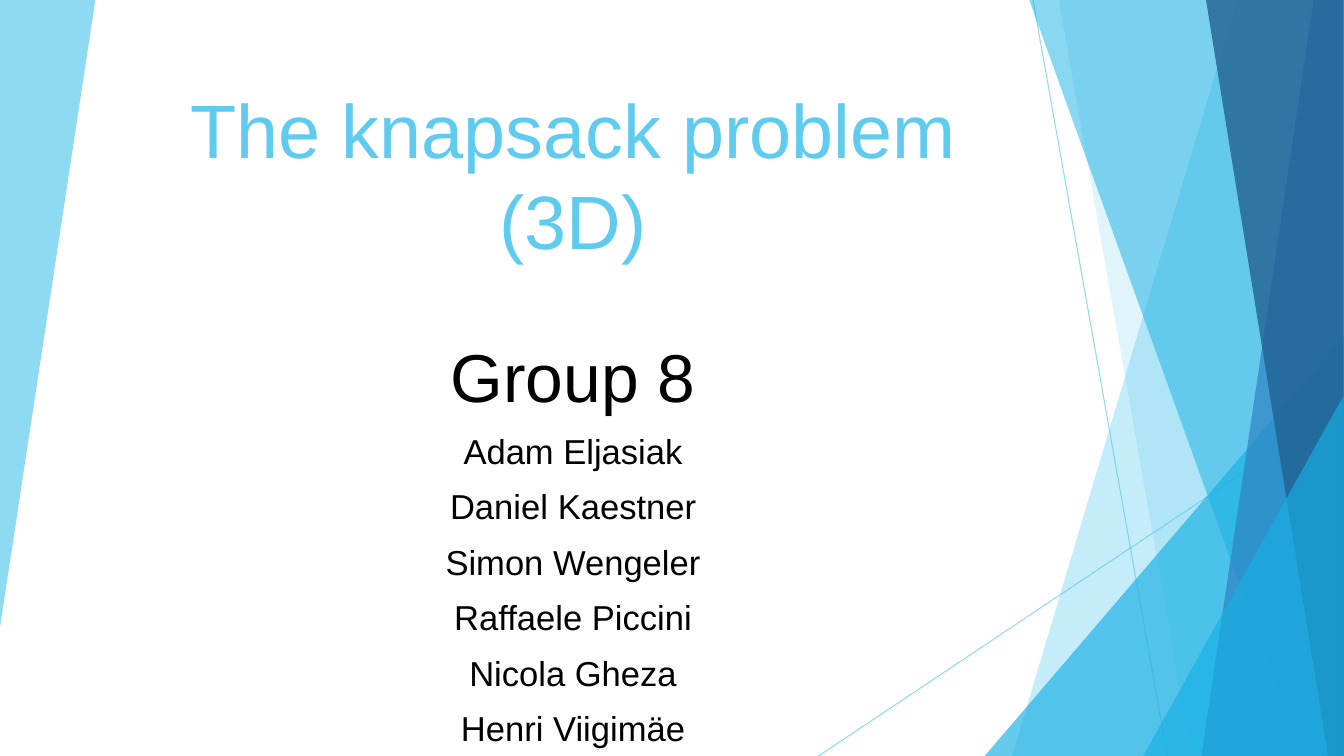
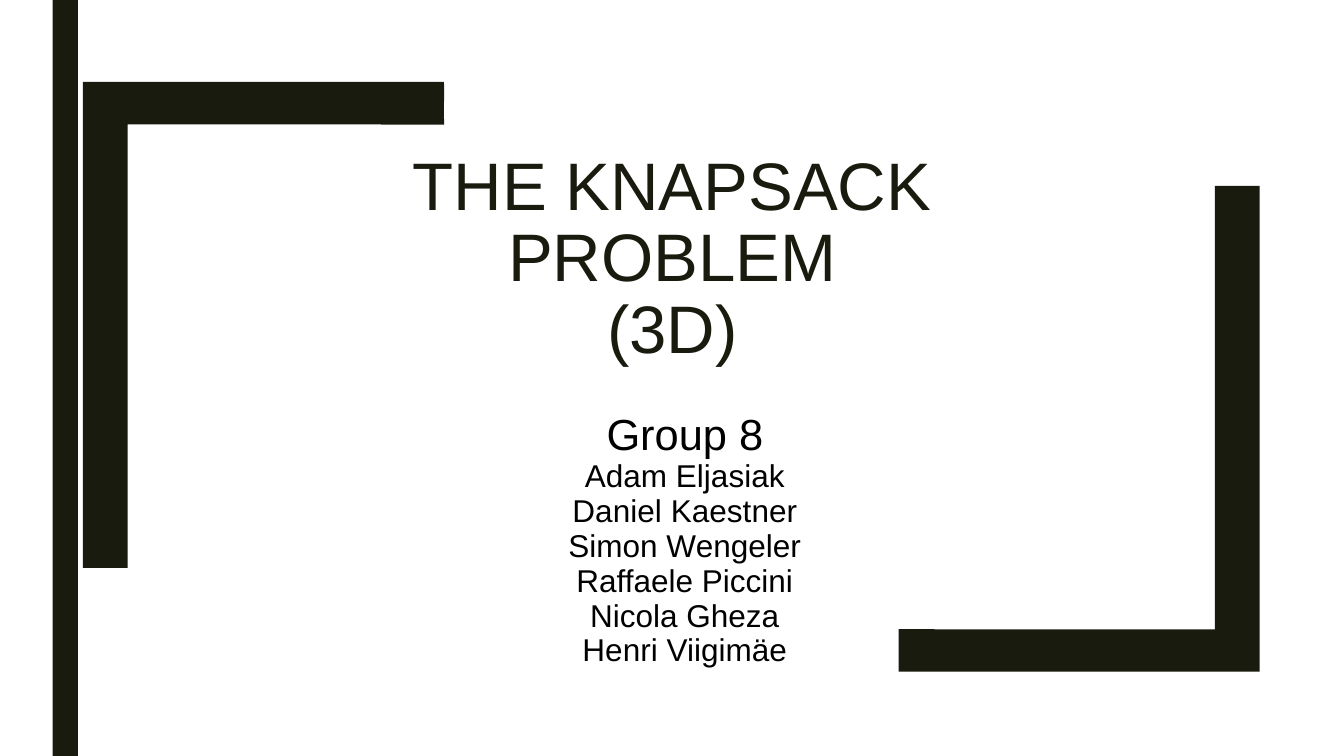
Before and after one commit to swengeler/PP3, a slide deck: slide 1 of Report, presentation and related stuff/Knapsack_problem.pptx. Drawn at 1344x756 pixels with LibreOffice and Linux fonts; fonts in the diff are those of the drawing. Boxes give left, top, right and bottom in pixels: in the first picture for what was removed or moved away, otherwise in the second. Text is boxed around its words. In the diff, an @@ line names an element or a change of style, - is before the commit and + after.

```diff
--- a/Report, presentation and related stuff/Knapsack_problem.pptx
+++ b/Report, presentation and related stuff/Knapsack_problem.pptx
@@ rectangle added at (x1=52, y1=0, x2=78, y2=756), fill #191B0E @@
@@ freeform shape added at (x1=83, y1=82, x2=444, y2=568), fill #191B0E @@
@@ title at (x1=413, y1=163, x2=931, y2=366): text changed; size 54 to 48 pt; text colour #5FCBEF to #191B0E @@
-The knapsack problem
-(3D)
+THE KNAPSACK PROBLEM
+(3D)
@@ freeform shape added at (x1=899, y1=186, x2=1260, y2=671), fill #191B0E @@
@@ subtitle "Group 8" moved from (x1=446, y1=354, x2=700, y2=748) to (x1=568, y1=419, x2=800, y2=667) @@
@@ subtitle "Group 8" at (x1=568, y1=419, x2=800, y2=667): size 48.5 to 31 pt in "Group 8"; size 24.6 to 22.5 pt; line spacing 1 to 0.92; less space between paragraphs @@
@@ group removed at (x1=0, y1=0, x2=1344, y2=756): 6 freeform shapes, 2 lines, 2 triangles @@
```
Also in this commit, not shown: 15 other slides changed, 9 slides added, 1 slide removed.
